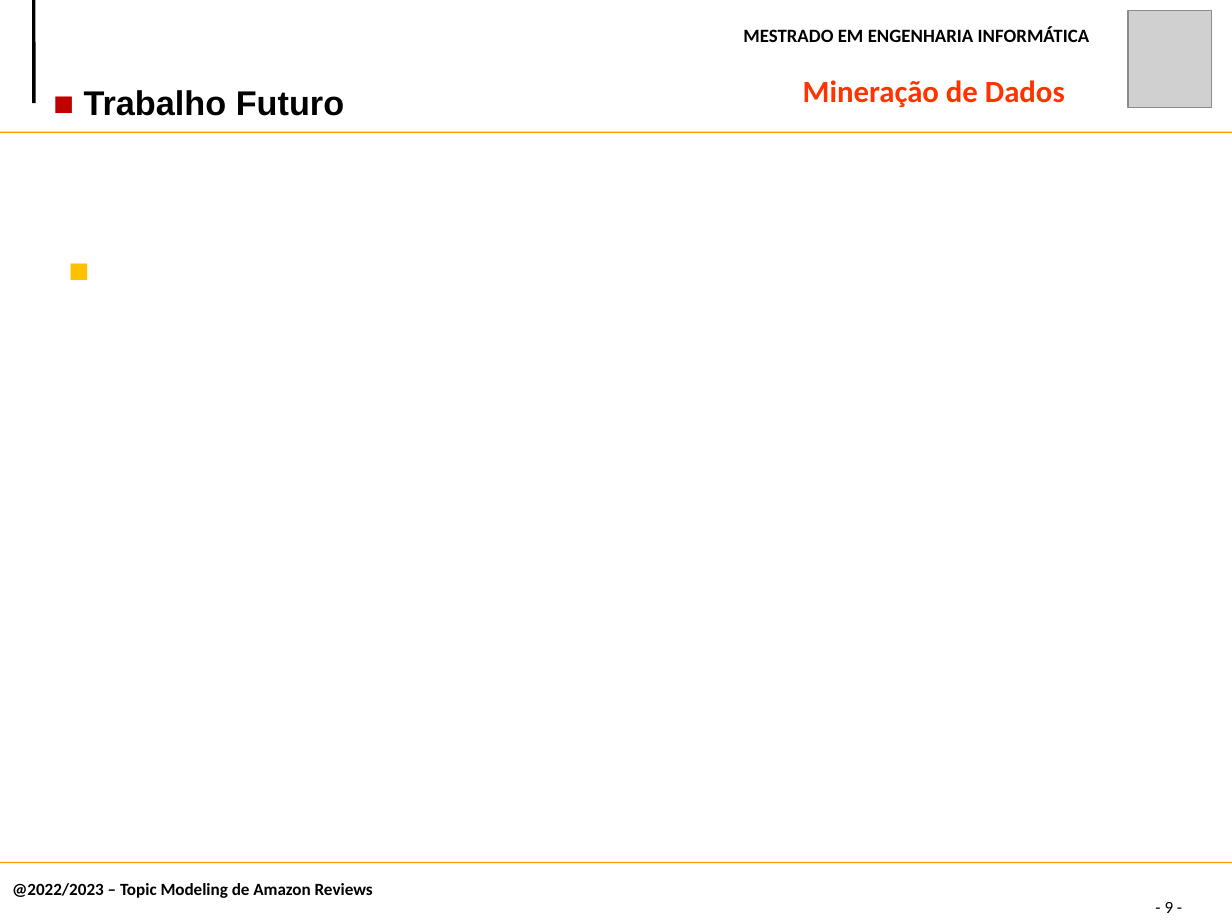
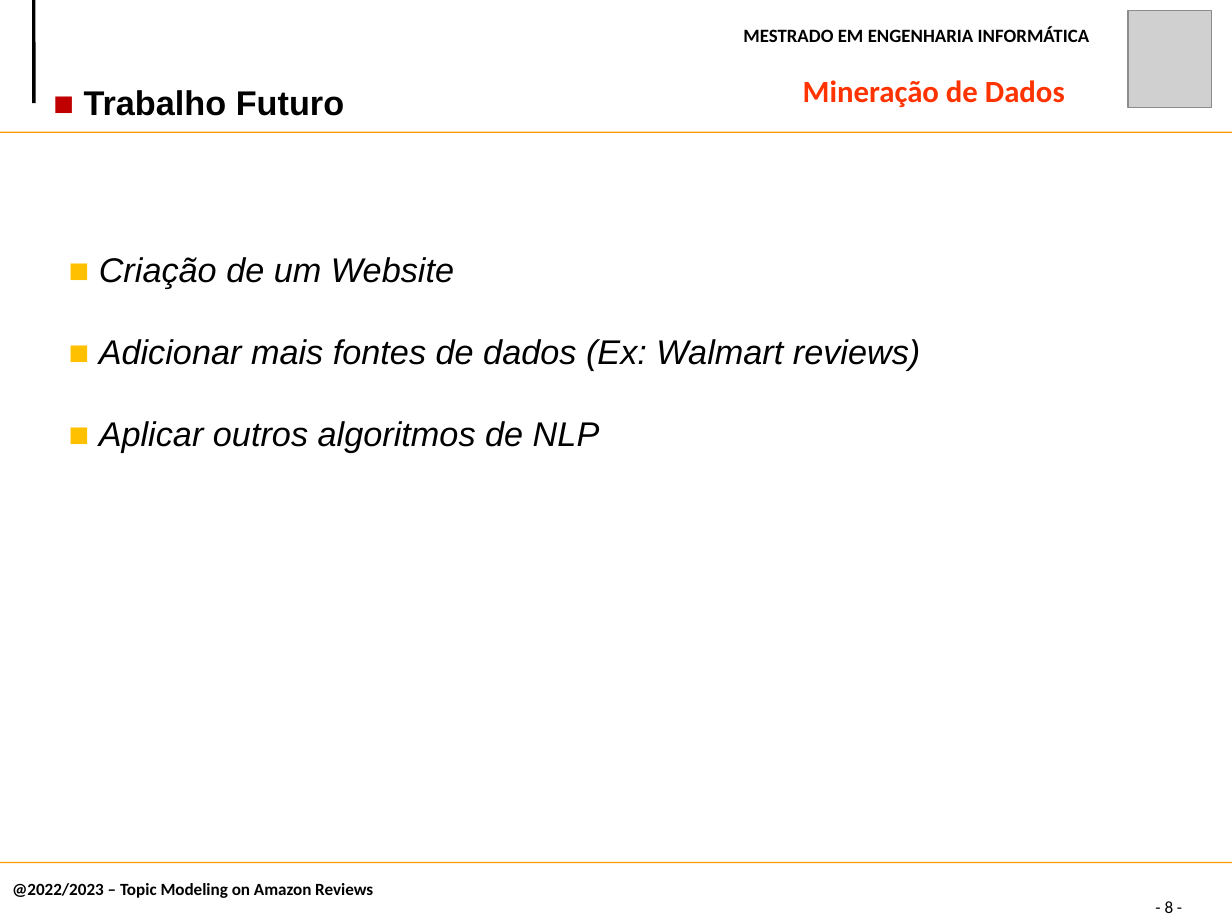
Before and after one commit to claudiadmr/MD-Projeto, a slide deck: slide 8 of Fase2/MD.pptx (slide 9 before the commit). Drawn at 1232x924 pixels with LibreOffice and Linux fonts; fonts in the diff are those of the drawing; grey boxes stand for pictures. Boxes give left, top, right and bottom in pixels: in the first picture for what was removed or moved away, otherwise in the second. Text is boxed around its words. In the diff, an @@ line names an element or a change of style, - is before the commit and + after.

```diff
--- a/Fase2/MD.pptx
+++ b/Fase2/MD.pptx
@@ text at bbox=[99, 257, 921, 453]: text changed; text colour #FFC000 to #000000 @@
-■
+■ Criação de um Website
+■ Adicionar mais fontes de dados (Ex: Walmart reviews)
+■ Aplicar outros algoritmos de NLP
@@ text at bbox=[12, 883, 373, 898]: text changed @@
-@2022/2023 – Topic Modeling de Amazon Reviews
+@2022/2023 – Topic Modeling on Amazon Reviews
@@ page number at bbox=[1165, 901, 1174, 913]: text changed @@
-- 9 -
+- 8 -
```
Also in this commit, not shown: 8 other slides changed, 1 slide removed.
